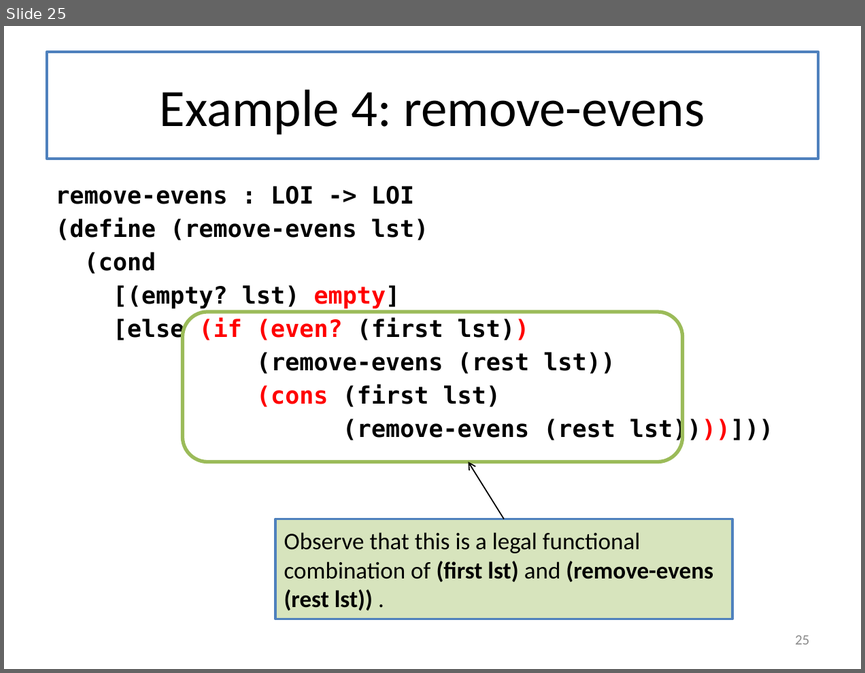
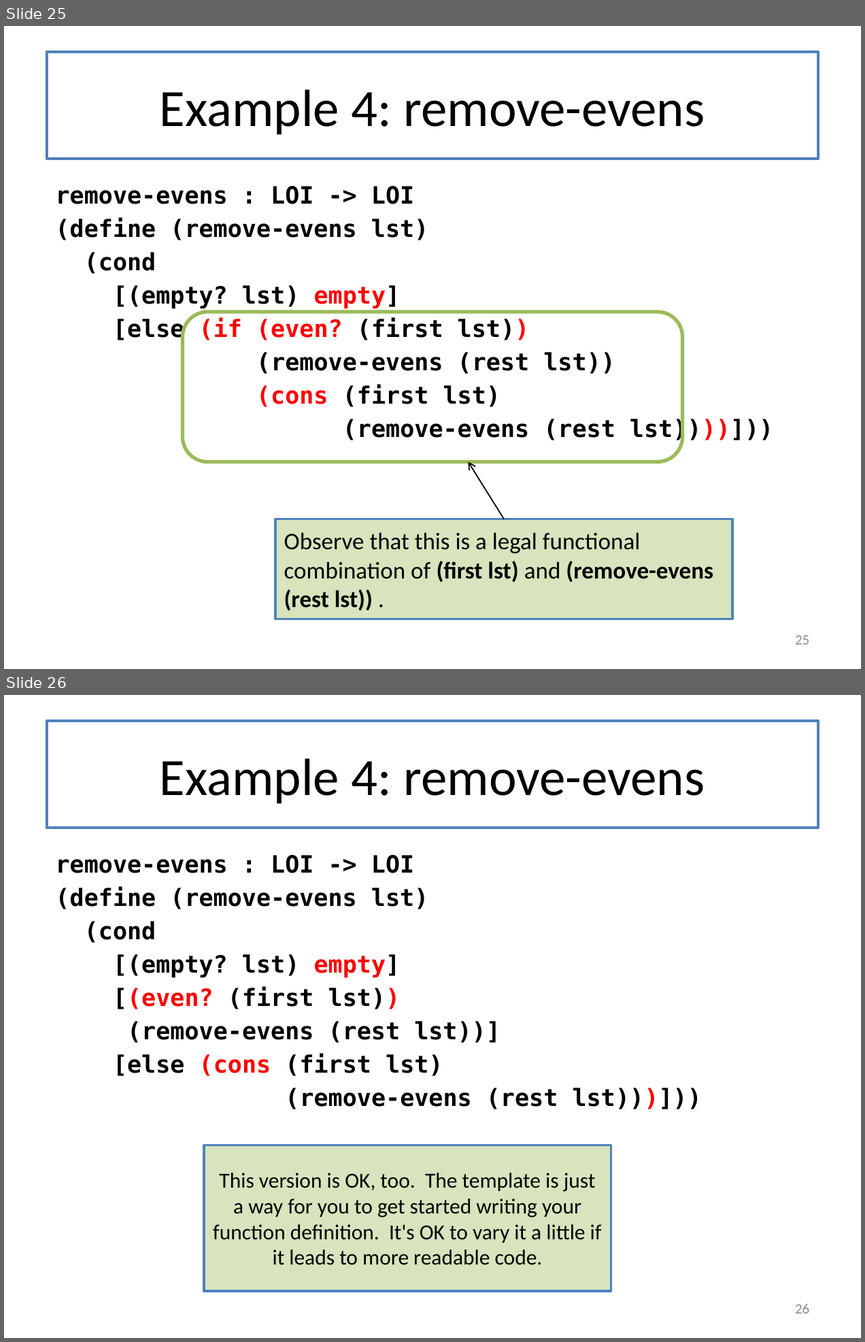
Before and after one commit to mwand/cs5010f16, a slide deck: Slides/Lesson 4.2 Using the List Template.pptx. Shown one above the other, each under a label of ours: slide 25 before the commit, slides 25 and 26 after it. The pictures are 865x673 and 865x1342 pixels, drawn with LibreOffice and Linux fonts; fonts in the diff are those of the drawing. Boxes give left, top, right and bottom in pixels: in the first picture for what was removed or moved away, otherwise in the second. Text is boxed around its words. In the diff, an @@ line names an element or a change of style, - is before the commit and + after.

```diff
--- a/Slides/Lesson 4.2 Using the List Template.pptx
+++ b/Slides/Lesson 4.2 Using the List Template.pptx
@@ slide 26 added at <box>4,695,861,1338</box>, background #FFFFFF @@
@@ title added at <box>47,721,818,828</box>, fill #FFFFFF, outline #4F81BD 2.25 pt, 44 pt, text #000000 @@
+Example 4: remove-evens
@@ text added at <box>56,855,702,1109</box>, 20 pt, text #000000, bold @@
+remove-evens : LOI -> LOI
+(define (remove-evens lst)
+(cond
+[(empty? lst) empty]
+[(even? (first lst))
+(remove-evens (rest lst))]
+[else (cons (first lst)
+(remove-evens (rest lst)))]))
@@ rectangle added at <box>204,1145,611,1291</box>, fill #D7E4BD, outline #4F81BD 2 pt, 18 pt, text #000000 @@
+This version is OK, too. The template is just a way for you to get started writing your function definition. It's OK to vary it a little if it leads to more readable code.
@@ page number added at <box>795,1304,809,1313</box>, 12 pt, text #8C8C8C @@
+26
```
Also in this commit, not shown: 1 other slide added, 4 other files.
